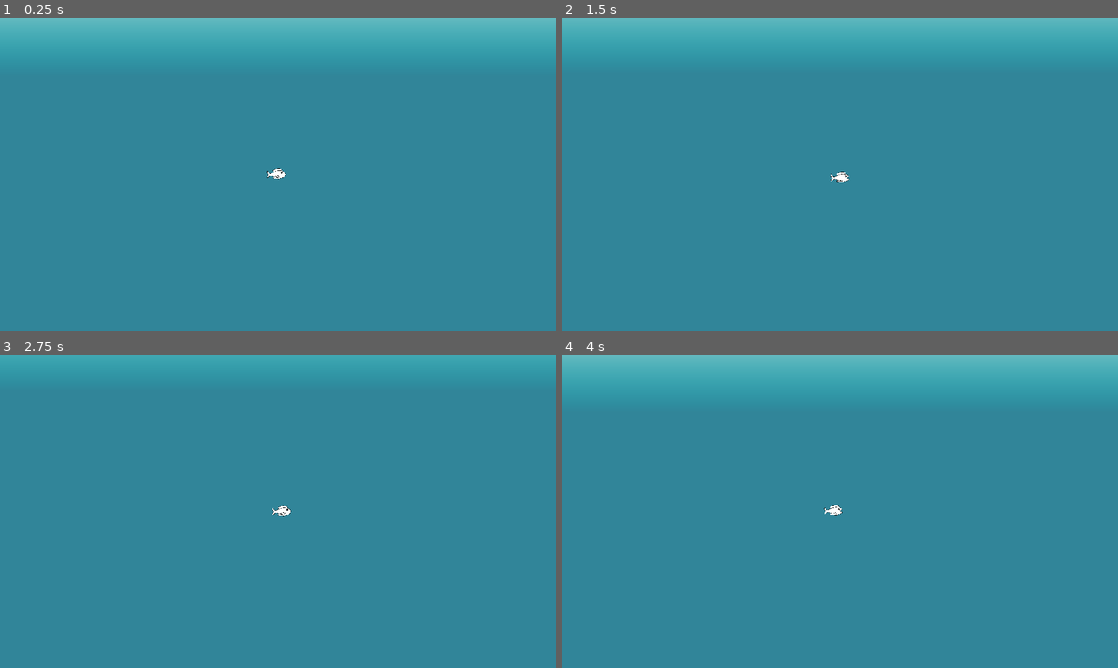
Above: before the commit, frames 1-4 (two rows, left to right).
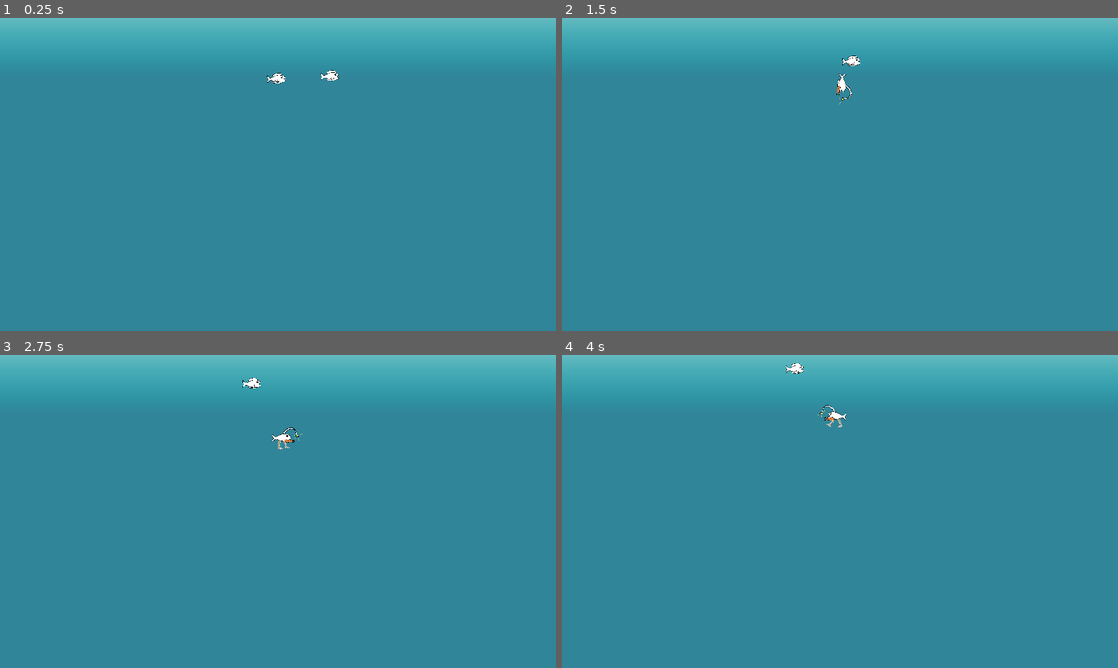
Above: after the commit, the same moments.

Repository: JonasHalas/FishEvolution
Game: Godot game, scene res://scenes/mainScene.tscn
Two runs of this game, one before a commit and one after it. Both use one fixed random seed, a clock stepped at 60 frames per second and the inputs below.
Inputs (mouse positions are in pixels of both pictures, inside the frame that each line leads up to):
- Up to frame 1 (0.25 s): no input
- Up to frame 2 (1.5 s): move the mouse to (962, 158) at 0.52 s; hold D (Right) 0.53-1.28 s; tap T (Test Button) at 0.6 s; move the mouse to (728, 190) at 1.27 s; hold S (Down) from 1.28 s (still down); tap Y (Test Button 2) at 1.35 s
- Up to frame 3 (2.75 s): move the mouse to (333, 442) at 2.02 s; release S (Down) at 2.03 s; hold D (Right) from 2.03 s (still down); tap U (Test Button 3) at 2.1 s
- Up to frame 4 (4 s): move the mouse to (812, 574) at 2.77 s; release D (Right) at 2.78 s; hold W (Up) 2.78-3.53 s; tap Mouse wheel up (Zoom In) at 2.85 s; move the mouse to (1006, 558) at 3.52 s; hold A (Left) from 3.53 s (still down); tap Mouse wheel down (Zoom Out) at 3.6 s

The runs differ from the first frame. In frame 1, 0.2% of the frame differs, in the area x 48-61%, y 16-52%; in frame 2, 0.2%; in frame 3, 4.0%, in the area x 0-100%, y 0-52%; in frame 4, 0.3%.
Error before the commit: Attempt to call function 'change_texture' in base 'null instance' on a null instance. (res://creatures/player/player.gd:52)

Commit message:
Fixed a bug with CollisonShape2D was not moving at the same rate as the characterBody2D
ikke stokk om på hirarkiet til player Jonas. alle 2d spritene bruker CollisionShape2D til posisjonen sin

Diff:
--- a/Project/FishEvolution/creatures/player/player.gd
+++ b/Project/FishEvolution/creatures/player/player.gd
@@ -2,6 +2,7 @@
 
 @export var size: float = 100
 @export var movementSpeed: float = 100
+
 
 #just to keep track of what direction the sprite should be when moving straight up or down
 @onready var camera_2d = $Camera2D
@@ -33,11 +34,9 @@
 	#updates velocity
 	velocity = inputDirection.normalized() * movementSpeed
 
-	#for some reason, the collision shape wont follow on its own. this makes it follow manually...
-	collision_shape_2d.position = position
-
 	#allows us to move
 	move_and_slide()
+
 	updateAnimationDirection()
 
 
--- a/Project/FishEvolution/creatures/player/player.tscn
+++ b/Project/FishEvolution/creatures/player/player.tscn
@@ -9,44 +9,44 @@
 [ext_resource type="Texture2D" uid="uid://dbqr7ttwb4krx" path="res://art/fishParts/eye/eye1.png" id="7_hexdt"]
 [ext_resource type="Texture2D" uid="uid://cuxagi3oleqja" path="res://art/fishParts/finFront/finFront1.png" id="8_icfoe"]
 
-[sub_resource type="CapsuleShape2D" id="CapsuleShape2D_6hvnr"]
+[sub_resource type="CapsuleShape2D" id="CapsuleShape2D_wkdbg"]
 radius = 16.0
 height = 60.0
 
 [node name="player" type="CharacterBody2D"]
+disable_mode = 2
 motion_mode = 1
 script = ExtResource("1_dhu3l")
-
-[node name="CollisionShape2D" type="CollisionShape2D" parent="."]
-top_level = true
-position = Vector2(-5, -2)
-rotation = 1.5708
-shape = SubResource("CapsuleShape2D_6hvnr")
-
-[node name="entireFish" type="Node2D" parent="."]
-position = Vector2(0, 1.78814e-05)
-scale = Vector2(0.1, 0.1)
-
-[node name="tail" parent="entireFish" instance=ExtResource("2_ph1bu")]
-texture = ExtResource("4_ej55c")
-
-[node name="finTop" parent="entireFish" instance=ExtResource("2_ph1bu")]
-texture = ExtResource("4_o0xlb")
-
-[node name="finBot" parent="entireFish" instance=ExtResource("2_ph1bu")]
-texture = ExtResource("5_ct3a5")
-
-[node name="body" parent="entireFish" instance=ExtResource("2_ph1bu")]
-texture = ExtResource("3_jaocj")
-
-[node name="head" parent="entireFish" instance=ExtResource("2_ph1bu")]
-
-[node name="eye" parent="entireFish" instance=ExtResource("2_ph1bu")]
-texture = ExtResource("7_hexdt")
-
-[node name="finFront" parent="entireFish" instance=ExtResource("2_ph1bu")]
-texture = ExtResource("8_icfoe")
 
 [node name="Camera2D" type="Camera2D" parent="."]
 limit_top = 0
 position_smoothing_enabled = true
+
+[node name="CollisionShape2D" type="CollisionShape2D" parent="."]
+rotation = 1.5708
+shape = SubResource("CapsuleShape2D_wkdbg")
+debug_color = Color(0.945098, 0, 0.596078, 0.419608)
+
+[node name="entireFish" type="Node2D" parent="CollisionShape2D"]
+rotation = -1.5708
+scale = Vector2(0.1, 0.1)
+
+[node name="tail" parent="CollisionShape2D/entireFish" instance=ExtResource("2_ph1bu")]
+texture = ExtResource("4_ej55c")
+
+[node name="finTop" parent="CollisionShape2D/entireFish" instance=ExtResource("2_ph1bu")]
+texture = ExtResource("4_o0xlb")
+
+[node name="finBot" parent="CollisionShape2D/entireFish" instance=ExtResource("2_ph1bu")]
+texture = ExtResource("5_ct3a5")
+
+[node name="body" parent="CollisionShape2D/entireFish" instance=ExtResource("2_ph1bu")]
+texture = ExtResource("3_jaocj")
+
+[node name="head" parent="CollisionShape2D/entireFish" instance=ExtResource("2_ph1bu")]
+
+[node name="eye" parent="CollisionShape2D/entireFish" instance=ExtResource("2_ph1bu")]
+texture = ExtResource("7_hexdt")
+
+[node name="finFront" parent="CollisionShape2D/entireFish" instance=ExtResource("2_ph1bu")]
+texture = ExtResource("8_icfoe")
--- /dev/null
+++ b/Project/FishEvolution/enemyTemplate.gd
@@ -0,0 +1,14 @@
+extends CharacterBody2D
+
+@export var size: float = .1
+@export var movementSpeed: float = 70
+#random starting movement direction
+var movementDirection: Vector2 = Vector2(randf_range(-1, 1), randf_range(-1, 1))
+
+func _physics_process(_delta):
+
+	#updates velocity
+	velocity = movementDirection.normalized() * movementSpeed
+
+
+	move_and_slide()
--- /dev/null
+++ b/Project/FishEvolution/enemyTemplate.tscn
@@ -0,0 +1,64 @@
+[gd_scene load_steps=7 format=3 uid="uid://bhjg2ewpv2fwv"]
+
+[ext_resource type="Texture2D" uid="uid://oqayvoo2h621" path="res://art/creatures/templateFish.png" id="1_0oqsf"]
+[ext_resource type="Script" path="res://enemyTemplate.gd" id="1_2m5iv"]
+
+[sub_resource type="CapsuleShape2D" id="CapsuleShape2D_1wbgl"]
+radius = 141.0
+height = 550.0
+
+[sub_resource type="Animation" id="Animation_l8t6w"]
+resource_name = "base"
+length = 2.0
+loop_mode = 1
+tracks/0/type = "value"
+tracks/0/imported = false
+tracks/0/enabled = true
+tracks/0/path = NodePath("Sprite2D:frame")
+tracks/0/interp = 1
+tracks/0/loop_wrap = true
+tracks/0/keys = {
+"times": PackedFloat32Array(0, 1),
+"transitions": PackedFloat32Array(1, 1),
+"update": 1,
+"values": [0, 1]
+}
+
+[sub_resource type="Animation" id="Animation_hwq5s"]
+length = 0.001
+tracks/0/type = "value"
+tracks/0/imported = false
+tracks/0/enabled = true
+tracks/0/path = NodePath("Sprite2D:frame")
+tracks/0/interp = 1
+tracks/0/loop_wrap = true
+tracks/0/keys = {
+"times": PackedFloat32Array(0),
+"transitions": PackedFloat32Array(1),
+"update": 1,
+"values": [0]
+}
+
+[sub_resource type="AnimationLibrary" id="AnimationLibrary_m2mdw"]
+_data = {
+"RESET": SubResource("Animation_hwq5s"),
+"base": SubResource("Animation_l8t6w")
+}
+
+[node name="CharacterBody2D" type="CharacterBody2D"]
+scale = Vector2(0.1, 0.1)
+script = ExtResource("1_2m5iv")
+
+[node name="Sprite2D" type="Sprite2D" parent="."]
+texture = ExtResource("1_0oqsf")
+offset = Vector2(-65, 125)
+hframes = 2
+
+[node name="CollisionShape2D" type="CollisionShape2D" parent="."]
+rotation = 1.5708
+shape = SubResource("CapsuleShape2D_1wbgl")
+
+[node name="AnimationPlayer" type="AnimationPlayer" parent="."]
+libraries = {
+"": SubResource("AnimationLibrary_m2mdw")
+}
--- a/Project/FishEvolution/scenes/mainScene.tscn
+++ b/Project/FishEvolution/scenes/mainScene.tscn
@@ -1,12 +1,18 @@
-[gd_scene load_steps=3 format=3 uid="uid://ccgn4vj4xusm1"]
+[gd_scene load_steps=4 format=3 uid="uid://ccgn4vj4xusm1"]
 
 [ext_resource type="PackedScene" uid="uid://dm0m876wo2s6" path="res://scenes/background.tscn" id="1_iimlb"]
 [ext_resource type="PackedScene" uid="uid://cjpd10tceke01" path="res://creatures/player/player.tscn" id="2_jrrna"]
+[ext_resource type="PackedScene" uid="uid://bhjg2ewpv2fwv" path="res://enemyTemplate.tscn" id="3_kq7m7"]
 
 [node name="MainScene" type="Node2D"]
 
 [node name="Background" parent="." instance=ExtResource("1_iimlb")]
 position = Vector2(-12, -3)
 
-[node name="CharacterBody2D" parent="." instance=ExtResource("2_jrrna")]
-position = Vector2(960, 540)
+[node name="Player" parent="." instance=ExtResource("2_jrrna")]
+position = Vector2(300, 211)
+disable_mode = 0
+motion_mode = 0
+
+[node name="testEnemy" parent="." instance=ExtResource("3_kq7m7")]
+position = Vector2(496, 211)
Binary file added: Project/FishEvolution/art/creatures/templateFish.png
Not shown, added: Project/FishEvolution/art/creatures/templateFish.png.import
